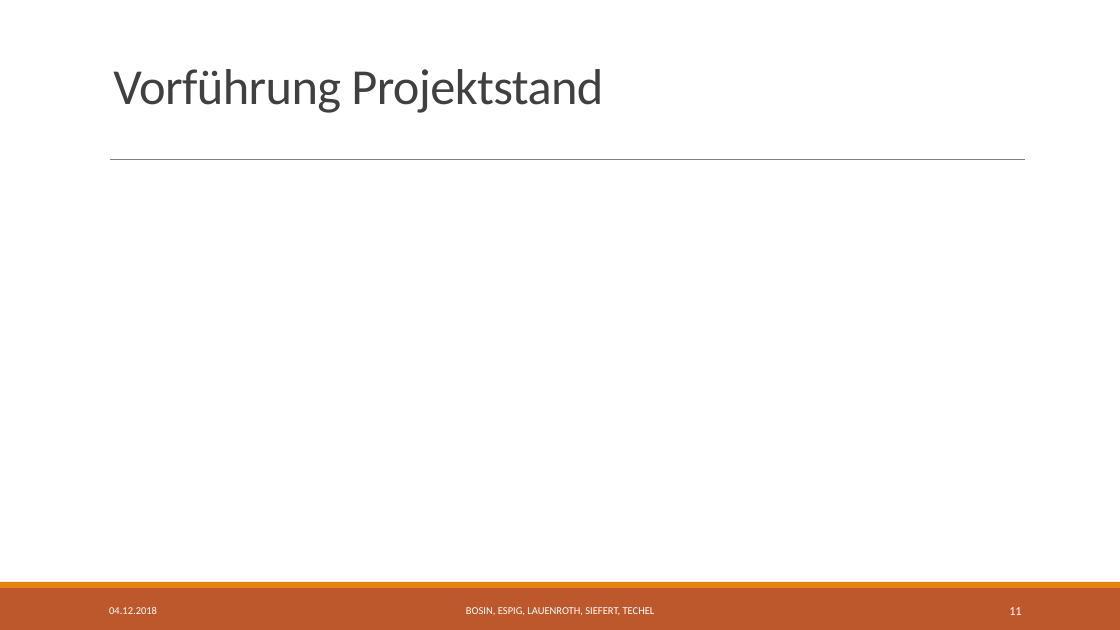
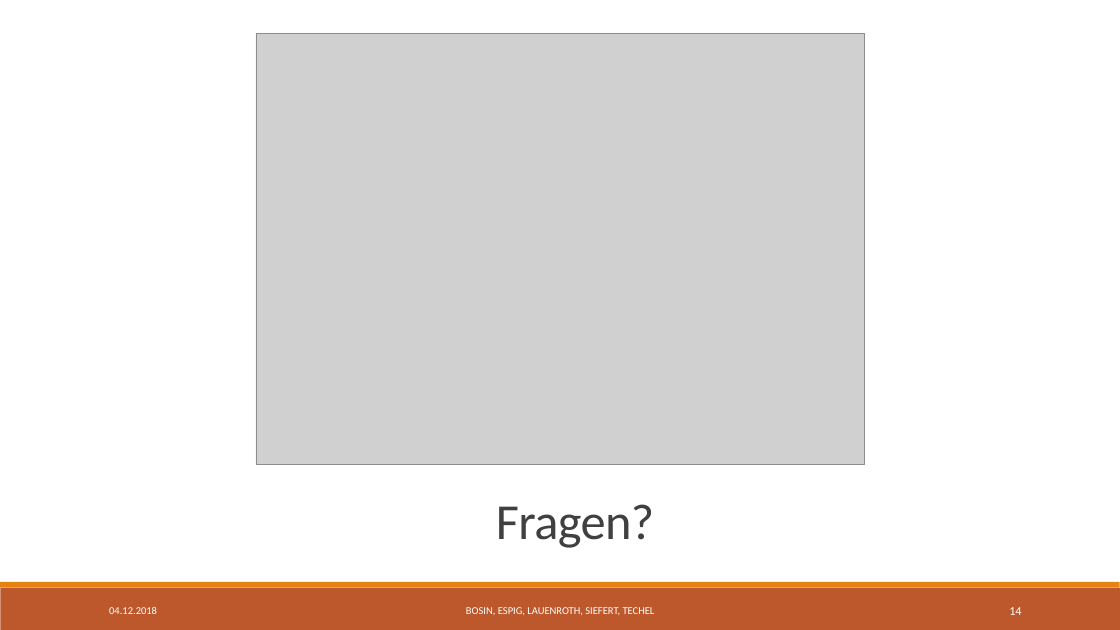
Before and after one commit to Jotec1705/SE-Project2018, a slide deck: slide 14 of Dokumente/02_Arbeitsbereich/01_Projekthandbuch/TouchDown Präsentation UniRisk.pptx (slide 11 before the commit). Drawn at 1120x630 pixels with LibreOffice and Linux fonts; fonts in the diff are those of the drawing; grey boxes stand for pictures. Boxes give left, top, right and bottom in pixels: in the first picture for what was removed or moved away, otherwise in the second. Text is boxed around its words. In the diff, an @@ line names an element or a change of style, - is before the commit and + after.

```diff
--- a/Dokumente/02_Arbeitsbereich/01_Projekthandbuch/TouchDown Präsentation UniRisk.pptx
+++ b/Dokumente/02_Arbeitsbereich/01_Projekthandbuch/TouchDown Präsentation UniRisk.pptx
@@ picture added at (256,34,865,464) @@
@@ title removed at (113,69,603,113) @@
-Vorführung Projektstand
@@ line removed from (110, 160) to (1026, 160) @@
@@ text added at (496,504,654,548), 43.2 pt, text #404040 @@
+Fragen?
@@ page number at (1009,607,1021,615): text changed @@
-11
+14
```
Also in this commit, not shown: 7 other slides changed, 2 slides added.
